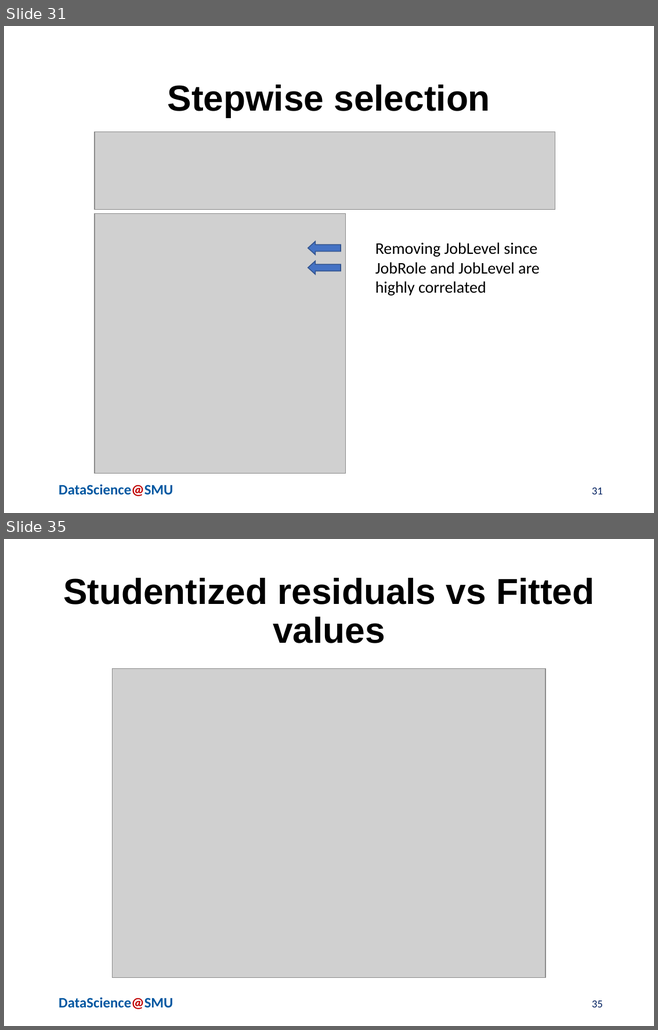
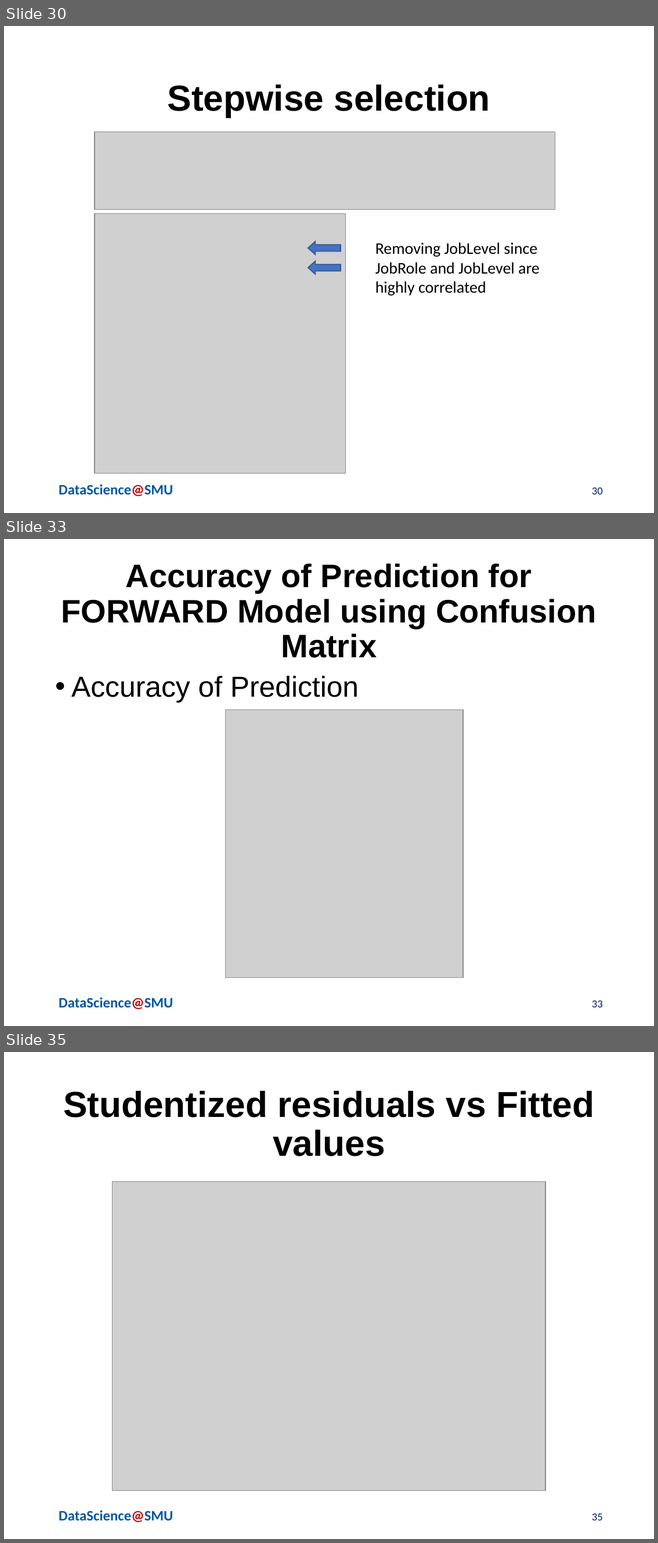
Before and after one commit to chaoshunh/SMU_MSDS, a slide deck: Doing_Data_Science/CaseStudy2/Reports/MSDSPresentationTemplatev0.1_2_2_2_2.pptx. Shown one above the other, each under a label of ours: slides 31 and 35 before the commit, slides 30, 33 and 35 after it; the slides between them are not shown. The pictures are 658x1030 and 658x1543 pixels, drawn with LibreOffice and Linux fonts; fonts in the diff are those of the drawing; grey boxes stand for pictures; background and template pictures are left out. Boxes give left, top, right and bottom in pixels: in the first picture for what was removed or moved away, otherwise in the second. Text is boxed around its words. In the diff, an @@ line names an element or a change of style, - is before the commit and + after.

Commit message:
Confusion Matrix
Added Confusion matrix and deleted some slides

```diff
--- a/Doing_Data_Science/CaseStudy2/Reports/MSDSPresentationTemplatev0.1_2_2_2_2.pptx
+++ b/Doing_Data_Science/CaseStudy2/Reports/MSDSPresentationTemplatev0.1_2_2_2_2.pptx
@@ slide 33 added at (x1=4, y1=539, x2=654, y2=1026), background #FFFFFF; not listed: 1 template element that a slide beside it also shows @@
@@ title added at (x1=61, y1=563, x2=596, y2=658), 36 pt, text #000000, bold @@
+Accuracy of Prediction for FORWARD Model using Confusion Matrix
@@ text added at (x1=71, y1=676, x2=358, y2=703), 32 pt, text #000000 @@
+• Accuracy of Prediction
@@ picture added at (x1=226, y1=710, x2=463, y2=977) @@
@@ page number added at (x1=592, y1=1001, x2=603, y2=1008), 12 pt, text #002060 @@
+33
@@ what was slide 31 is now slide 30 @@
@@ page number at (x1=592, y1=488, x2=603, y2=495): text changed @@
-31
+30
```
Also in this commit, not shown: 10 slides changed, 2 other slides added, 4 slides removed.
